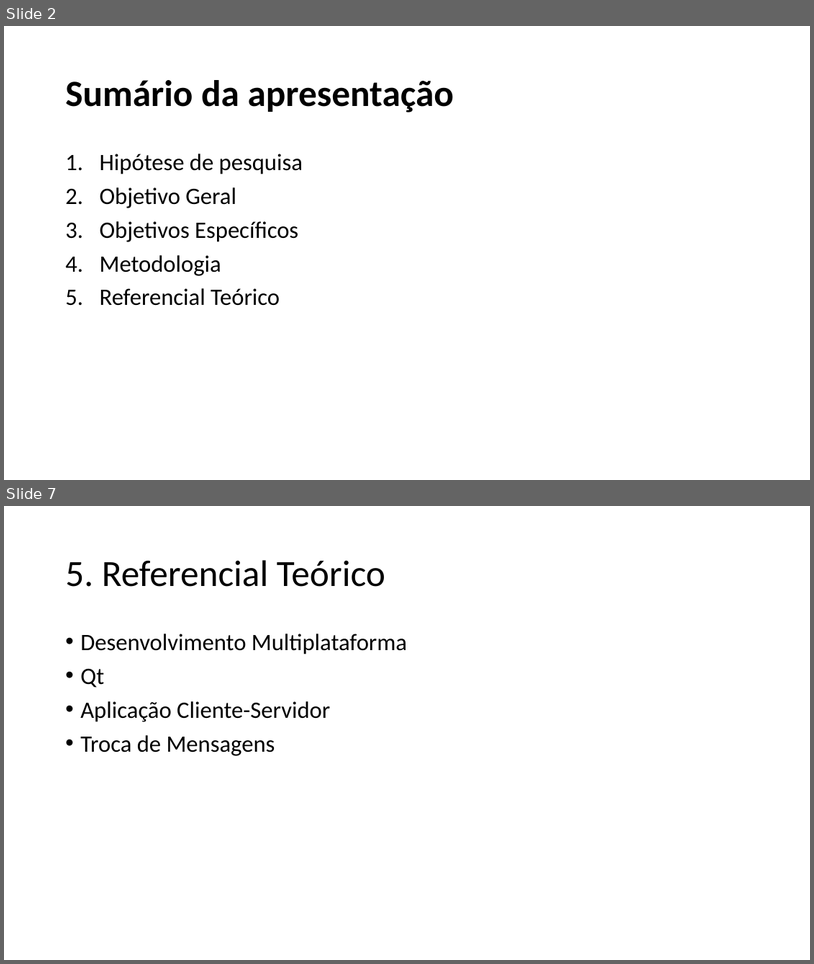
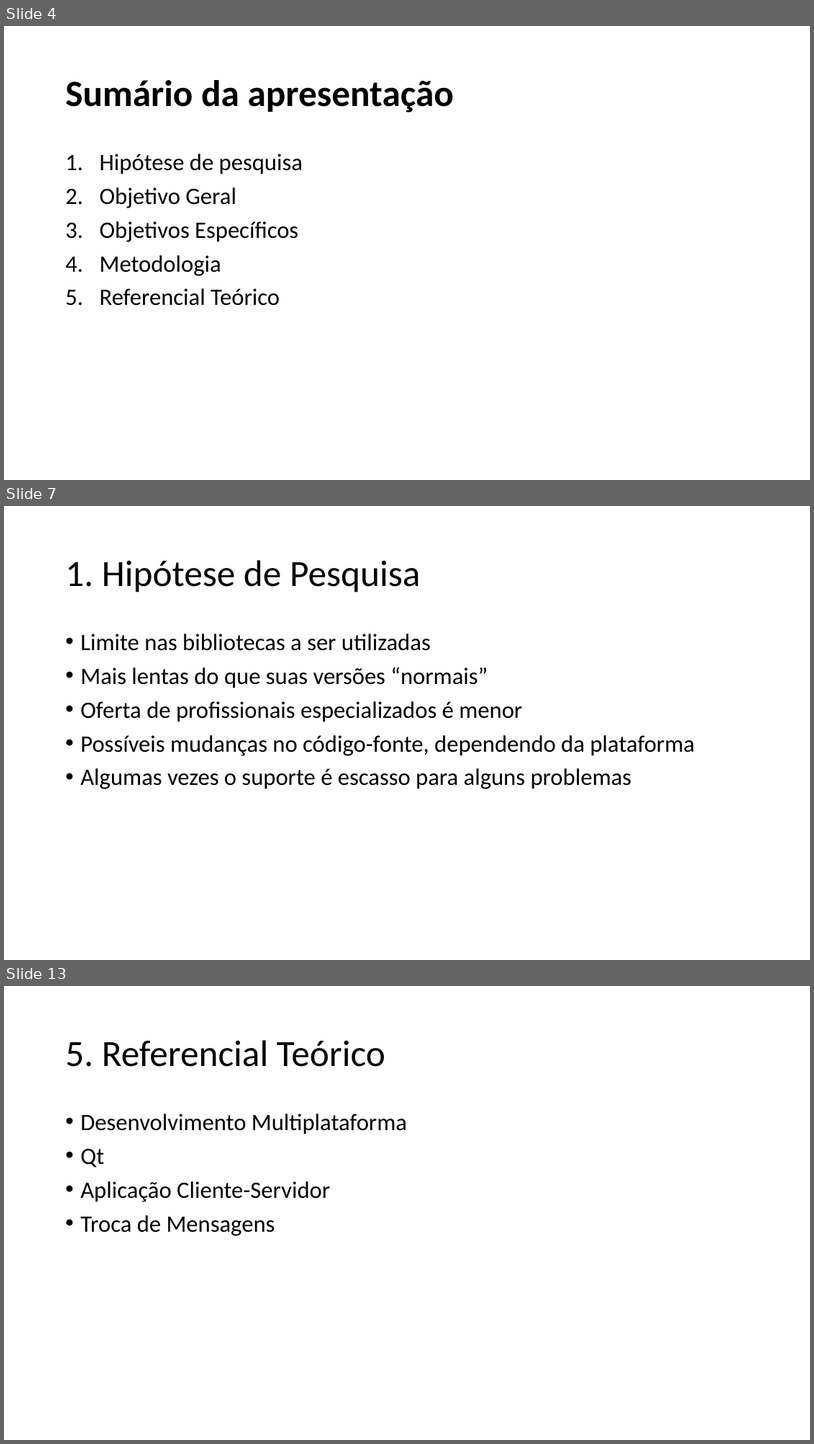
Before and after one commit to ricardopetrere/TCC_FTT, a slide deck: documentos/Apresentação_22_09.pptx. Shown one above the other, each under a label of ours: slides 2 and 7 before the commit, slides 4, 7 and 13 after it; the slides between them are not shown. The pictures are 814x964 and 814x1444 pixels, drawn with LibreOffice and Linux fonts; fonts in the diff are those of the drawing. Boxes give left, top, right and bottom in pixels: in the first picture for what was removed or moved away, otherwise in the second. Text is boxed around its words. In the diff, an @@ line names an element or a change of style, - is before the commit and + after.

```diff
--- a/documentos/Apresentação_22_09.pptx
+++ b/documentos/Apresentação_22_09.pptx
@@ slide 7 added at (x1=4, y1=506, x2=810, y2=960), background #FFFFFF @@
@@ title added at (x1=65, y1=560, x2=420, y2=592), 44 pt, text #000000 @@
+1. Hipótese de Pesquisa
@@ text added at (x1=80, y1=633, x2=694, y2=789), 28 pt, text #000000 @@
+• Limite nas bibliotecas a ser utilizadas
+• Mais lentas do que suas versões “normais”
+• Oferta de profissionais especializados é menor
+• Possíveis mudanças no código-fonte, dependendo da plataforma
+• Algumas vezes o suporte é escasso para alguns problemas
@@ what was slide 2 is now slide 4 @@
@@ what was slide 7 is now slide 13 @@
```
Also in this commit, not shown: 4 slides changed, 3 other slides added, 1 other file.
